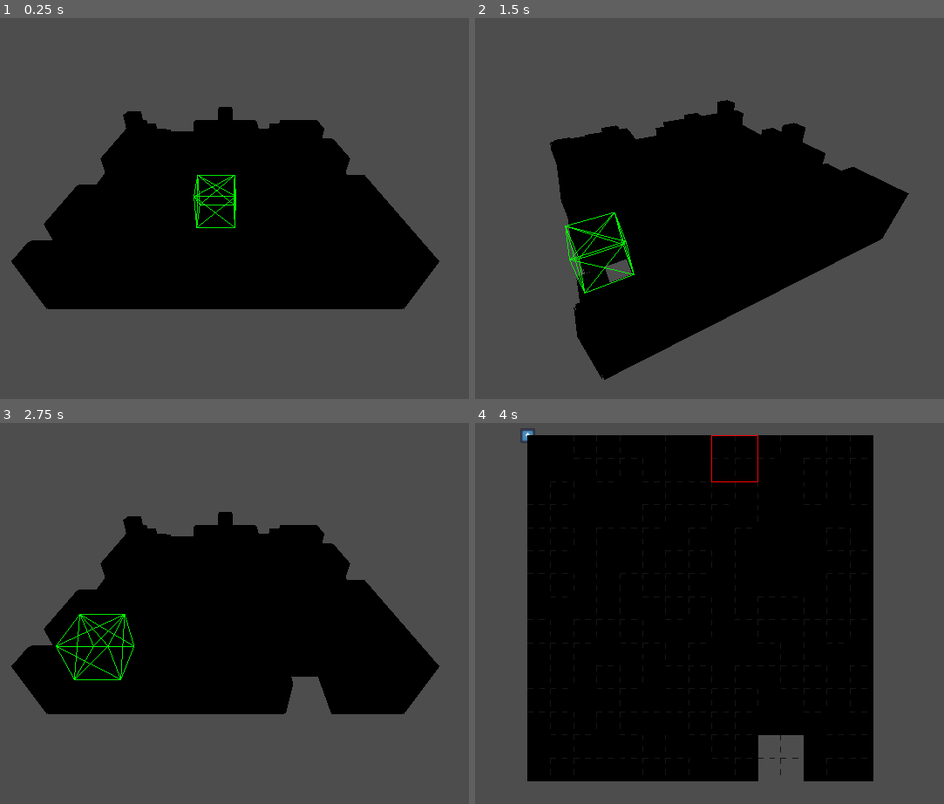
Above: before the commit, frames 1-4 (two rows, left to right).
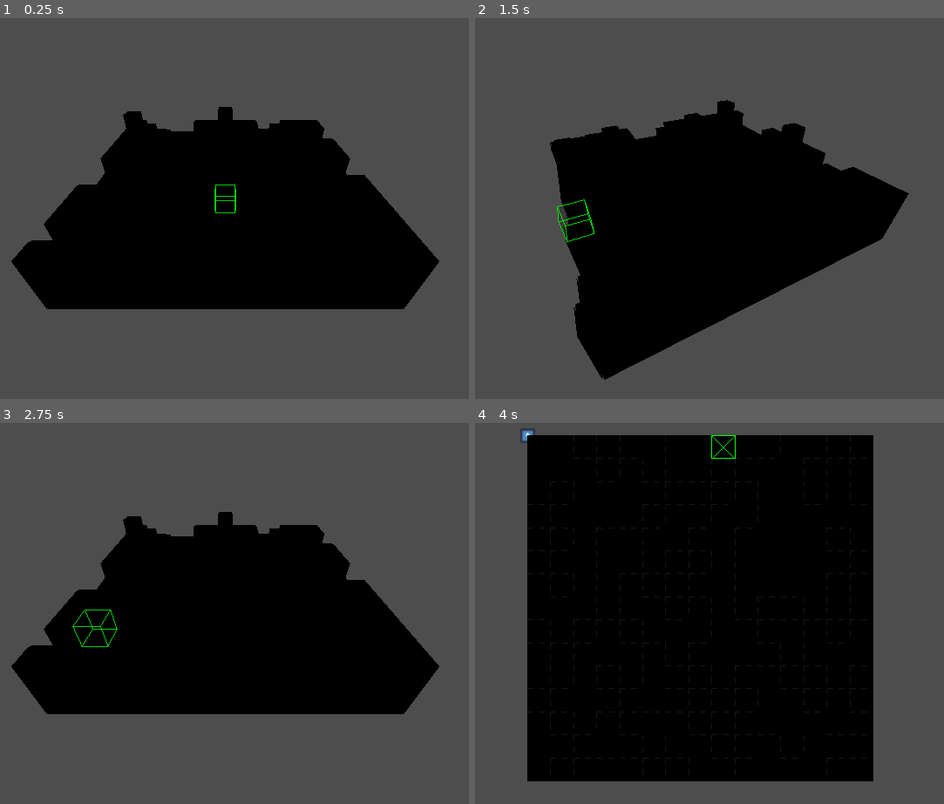
Above: after the commit, the same moments.

Repository: Nalooff/TSG
Game: Godot game, scene res://Scenes/world.tscn
The game is run twice, just before and just after one commit, with the same random seed, the same clock (stepped at 60 frames per second) and the same inputs. The engine's default icon, where the game draws it, is replaced by a stand-in: a white triangle on a blue panel in a dark square.
Inputs (mouse positions are in pixels of both pictures, inside the frame that each line leads up to):
- Up to frame 1 (0.25 s): no input
- Up to frame 2 (1.5 s): tap Enter (change_view) at 0.5 s; move the mouse to (854, 181) at 0.52 s; hold Right (rotate_right) 0.53-1.28 s; hold Enter (change_view) 0.53-1.28 s; move the mouse to (559, 223) at 1.27 s; hold Left (rotate_left) from 1.28 s (still down); click (559, 223) at 1.35 s
- Up to frame 3 (2.75 s): move the mouse to (295, 522) at 2.02 s; release Left (rotate_left) at 2.03 s; hold Right (rotate_right) from 2.03 s (still down); hold Middle mouse button (rotate_cam) from 2.03 s (still down)
- Up to frame 4 (4 s): tap Space at 2.75 s; move the mouse to (667, 685) at 2.77 s; release Middle mouse button (rotate_cam) at 2.78 s; tap B (switch_build_mode) at 2.85 s; move the mouse to (911, 666) at 3.52 s; release Right (rotate_right) at 3.53 s; hold Left (rotate_left) from 3.53 s (still down); hold Enter (change_view) from 3.53 s (still down)

The runs differ from the first frame. In frame 1, 0.3% of the frame differs, in the area x 41-51%, y 41-56%; in frame 2, 0.8%; in frame 3, 1.2%; in frame 4, 1.3%, in the area x 50-71%, y 3-95%.

Commit message:
Update world.tscn

Diff:
--- a/Scenes/world.tscn
+++ b/Scenes/world.tscn
@@ -18,10 +18,6 @@
 
 [node name="Grid" parent="." instance=ExtResource("3_wfsc2")]
 
-[node name="BlockPreview" parent="Grid" index="1"]
-mode = 1
-preview_size = Vector3i(2, 2, 2)
-
 [node name="BasePawn" parent="." instance=ExtResource("1_er4mj")]
 
 [editable path="Grid"]
